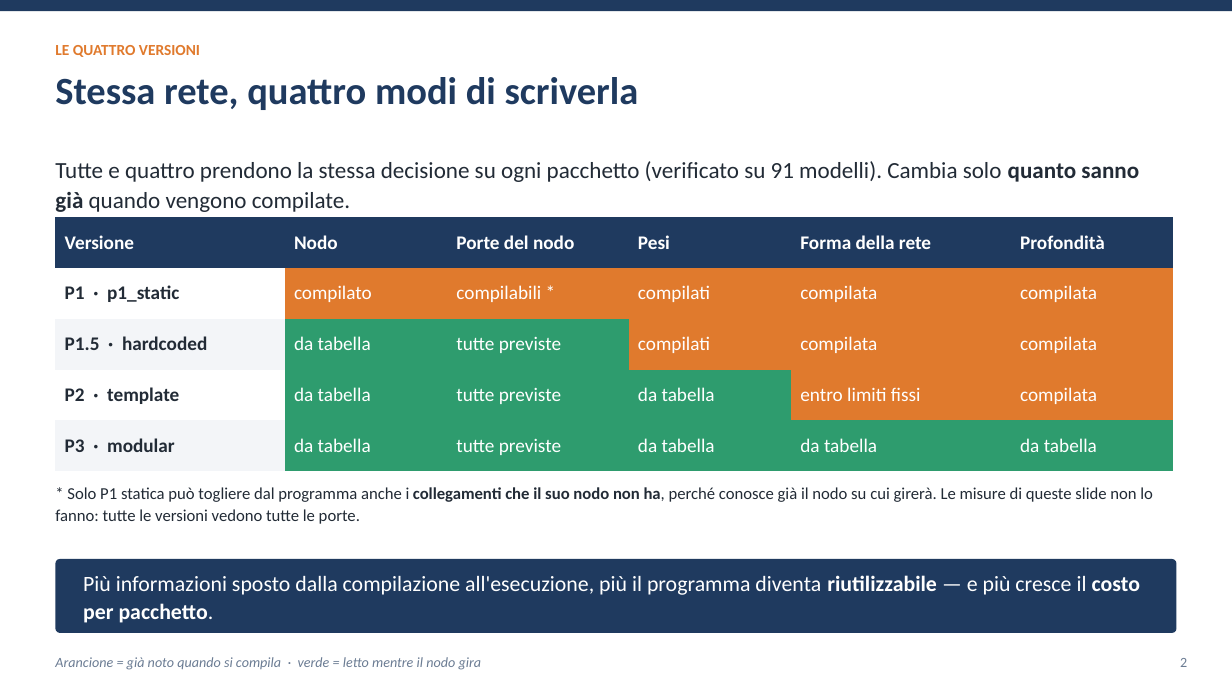
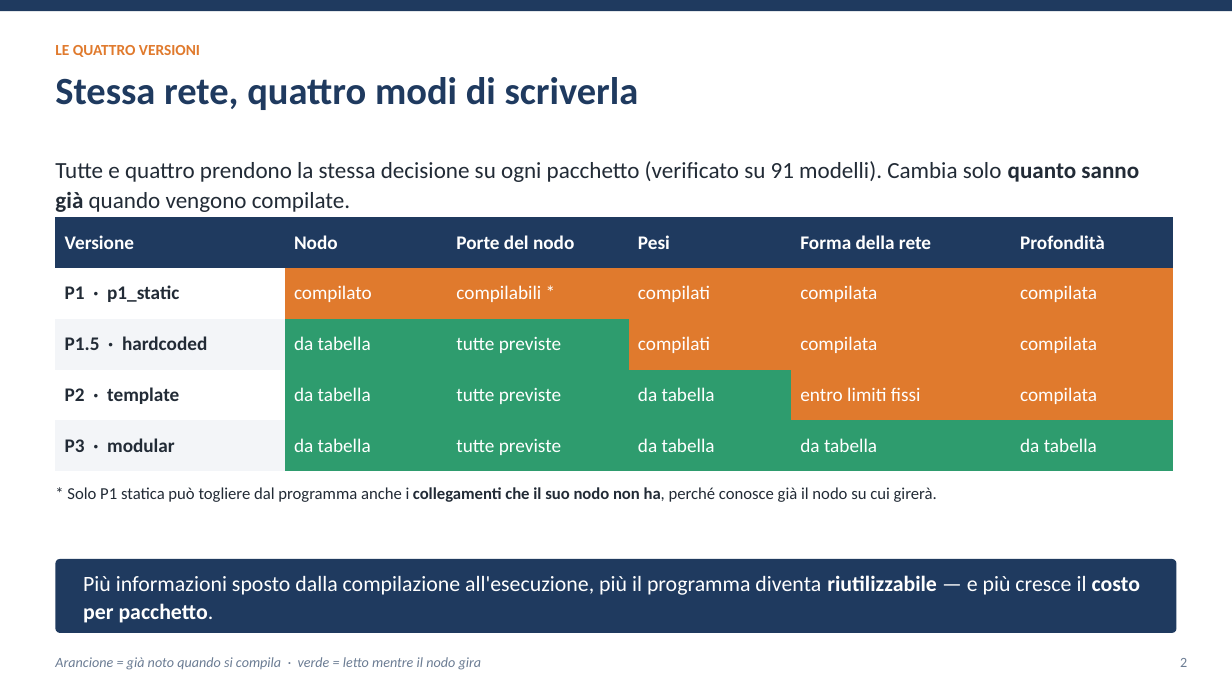
Before and after one commit to ettore-cantile/ipa_lab, a slide deck: slide 2 of docs/Inferenza di una rete neurale nel kernel Linux con eBPF XDP.pptx. Drawn at 1232x693 pixels with LibreOffice and Linux fonts; fonts in the diff are those of the drawing. Boxes give left, top, right and bottom in pixels: in the first picture for what was removed or moved away, otherwise in the second. Text is boxed around its words. In the diff, an @@ line names an element or a change of style, - is before the commit and + after.

```diff
--- a/docs/Inferenza di una rete neurale nel kernel Linux con eBPF XDP.pptx
+++ b/docs/Inferenza di una rete neurale nel kernel Linux con eBPF XDP.pptx
@@ text at (67, 487, 937, 502): text changed @@
-* Solo P1 statica può togliere dal programma anche i collegamenti che il suo nodo non ha, perché conosce già il nodo su cui girerà. Le misure di queste slide non lo fanno: tutte le versioni vedono tutte le porte.
+* Solo P1 statica può togliere dal programma anche i collegamenti che il suo nodo non ha, perché conosce già il nodo su cui girerà.
```
Also in this commit, not shown: 14 other slides changed, 5 slides removed, 7 other files.
